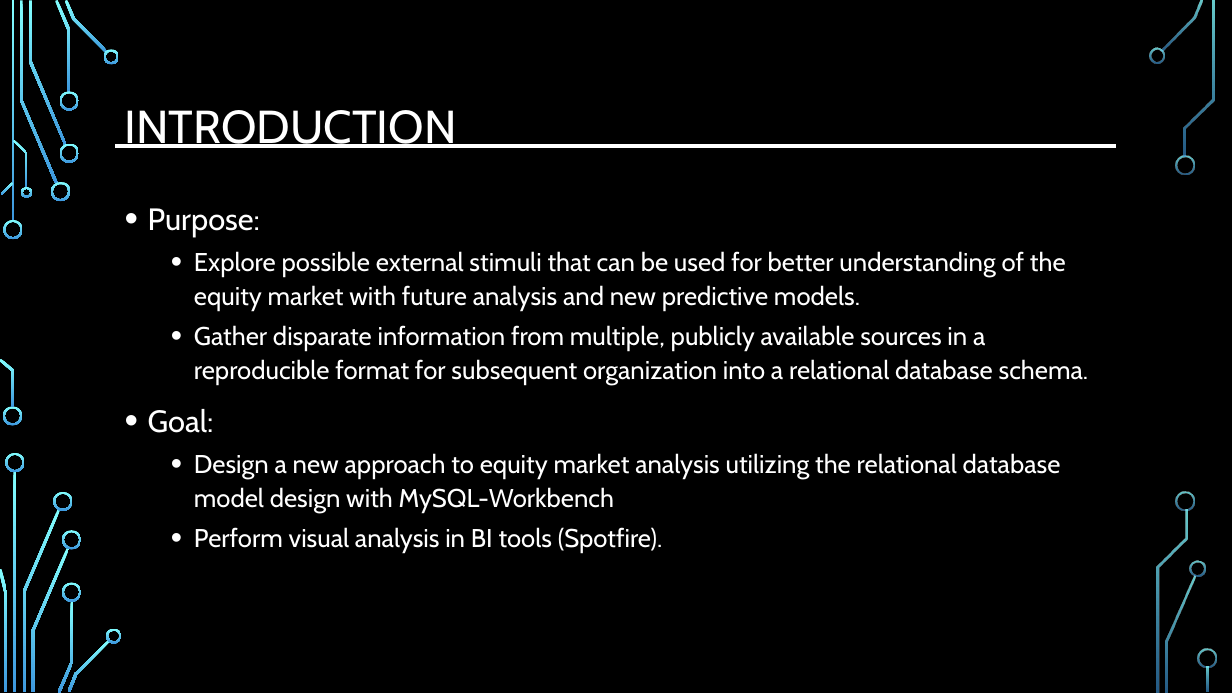
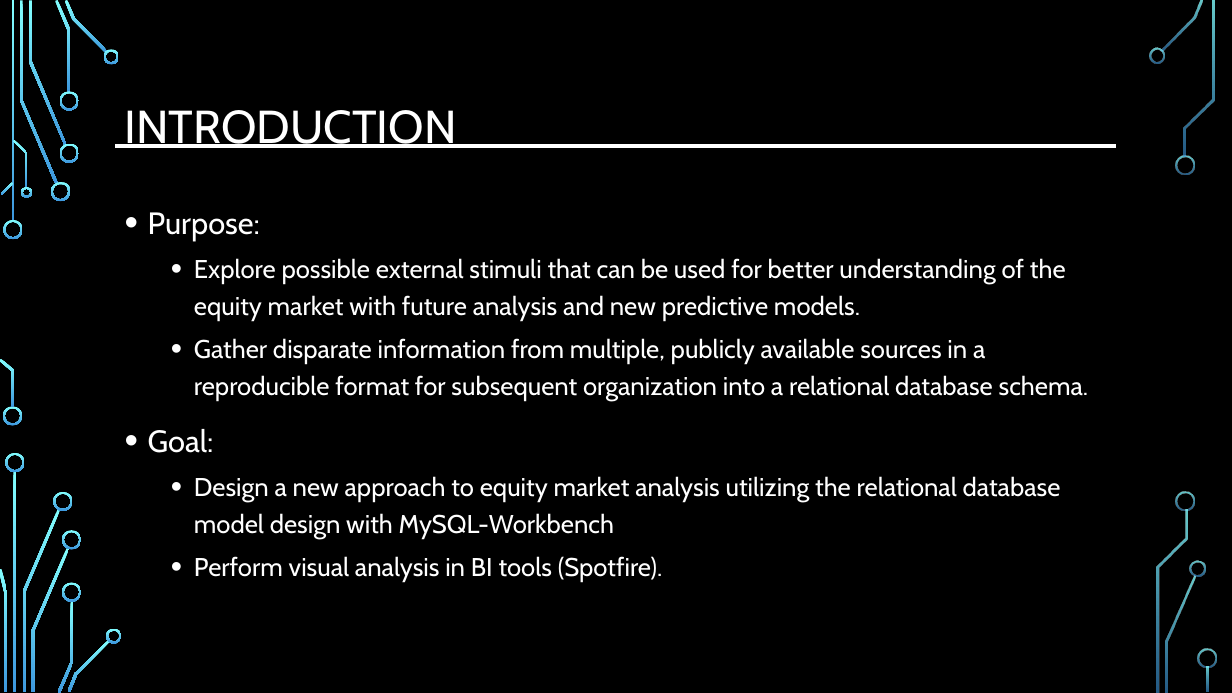
Before and after one commit to djserna/7330-Group-Project, a slide deck: slide 4 of Presentation/MSDS_7330_Group_Project_Presentation.pptx. Drawn at 1232x693 pixels with LibreOffice and Linux fonts; fonts in the diff are those of the drawing; background and template pictures are left out. Boxes give left, top, right and bottom in pixels: in the first picture for what was removed or moved away, otherwise in the second. Text is boxed around its words. In the diff, an @@ line names an element or a change of style, - is before the commit and + after.

```diff
--- a/Presentation/MSDS_7330_Group_Project_Presentation.pptx
+++ b/Presentation/MSDS_7330_Group_Project_Presentation.pptx
@@ text "Purpose:" at [148, 212, 1089, 582]: line spacing 1.1 to 1.2 @@
```
Also in this commit, not shown: 2 slides added.
